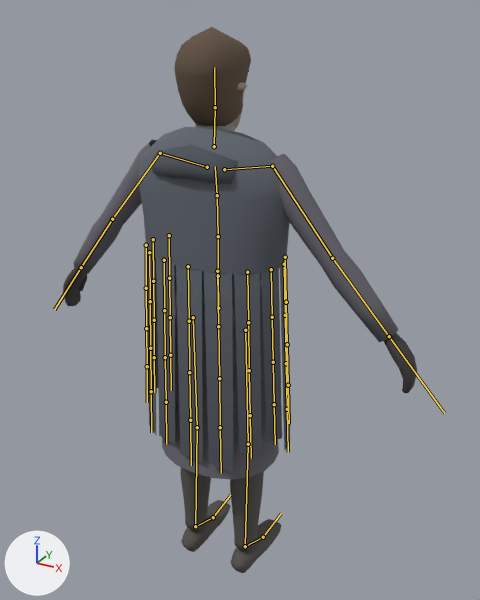
The glTF model assets/models/characters/coinshot.glb, before and after one commit.
One viewpoint serves both versions: a 50 mm lens placed at (0.975, -1.634, 1.86), pointed at (-0.021, 0.177, 0.955). Lighting does not change. The marker at lower left points along +X, +Y and +Z. The first picture is the older version. The bones that change, and the others that lie on the model, are drawn over the model as lines.

The first picture shows 'Coinshot'.
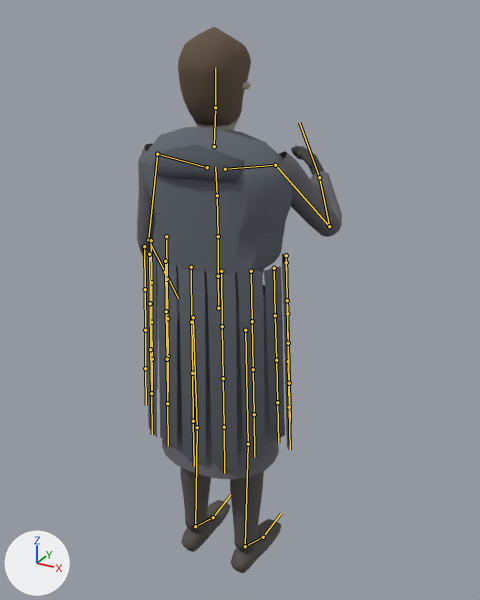
The newer file adds an action. The first version stands in its rest pose; the second is drawn at frame 8 of the action 'talk'.

The edits, one by one:
Bone 'Spine' (bone_spine) turns from (0, 0, 0) to (0, 1, 0) degrees about its own x, y and z.
Bone 'Chest' (bone_chest) turns from (0, 0, 0) to (0, 2, 0) degrees about its own x, y and z.
Bone 'UpperChest' (bone_upperchest) turns from (0, 0, 0) to (0, 2, 0) degrees about its own x, y and z.
Bone 'Head' (bone_head) turns from (0, 0, 0) to (2, 4, 0) degrees about its own x, y and z.
Bone 'RightUpperArm' (bone_rightupperarm) turns from (0, 0, 0) to (39, -10, 5) degrees about its own x, y and z.
Bone 'RightLowerArm' (bone_rightlowerarm) turns from (0, 0, 0) to (77, 0, 0) degrees about its own x, y and z.
Bone 'RightHand' (bone_righthand) turns from (0, 0, 0) to (17, 0, 0) degrees about its own x, y and z.
Bone 'LeftUpperArm' (bone_leftupperarm) turns from (0, 0, 0) to (9, -1, -26) degrees about its own x, y and z.
Bone 'LeftLowerArm' (bone_leftlowerarm) turns from (0, 0, 0) to (30, 0, 0) degrees about its own x, y and z.

Changed parts and their boxes [x1, y1, x2, y2] in the pictures (480 x 600 px):
'Coinshot', posed (42% narrower)
    before: [63, 27, 417, 573]
    after: [137, 27, 342, 573]
bone 'UpperChest', root to tip
    before: (217, 195) to (215, 166)
    after: (217, 195) to (215, 167)
bone 'Head', root to tip
    before: (215, 107) to (214, 67)
    after: (215, 107) to (215, 67)
bone 'RightUpperArm', root to tip
    before: (272, 166) to (332, 258)
    after: (275, 165) to (329, 226)
bone 'RightLowerArm', root to tip
    before: (332, 258) to (389, 336)
    after: (329, 226) to (319, 177)
bone 'RightHand', root to tip
    before: (389, 336) to (444, 413)
    after: (319, 177) to (299, 122)
bone 'LeftUpperArm', root to tip
    before: (160, 153) to (112, 219)
    after: (157, 154) to (148, 240)
bone 'LeftLowerArm', root to tip
    before: (112, 219) to (81, 267)
    after: (148, 240) to (165, 272)
